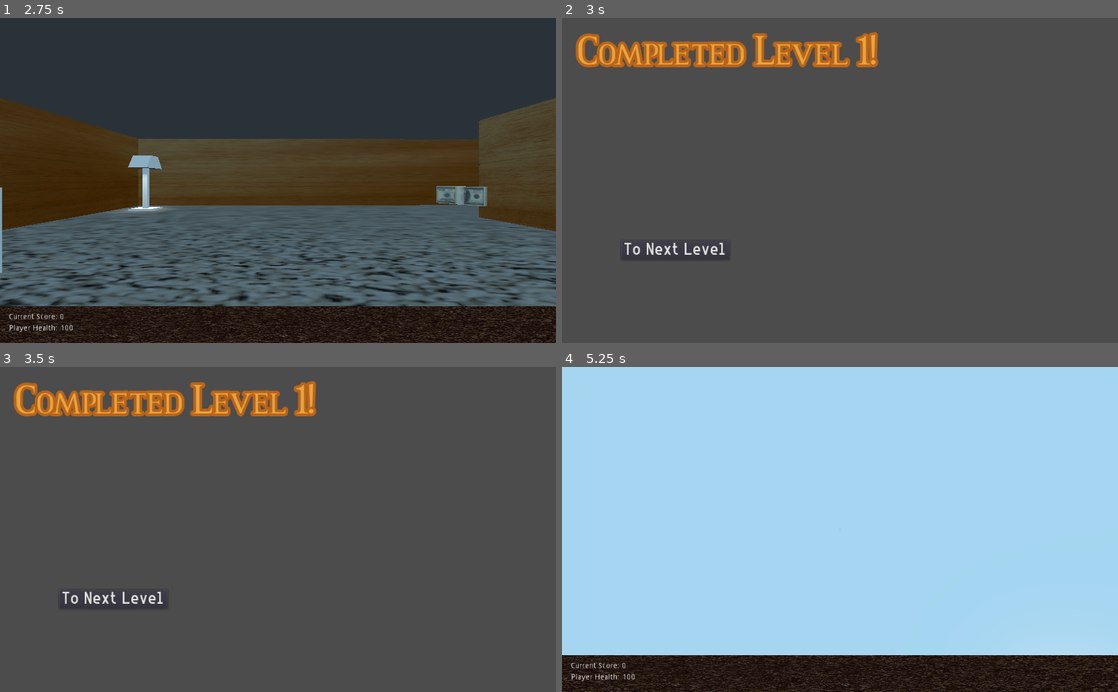
Above: before the commit, frames 1-4 (two rows, left to right).
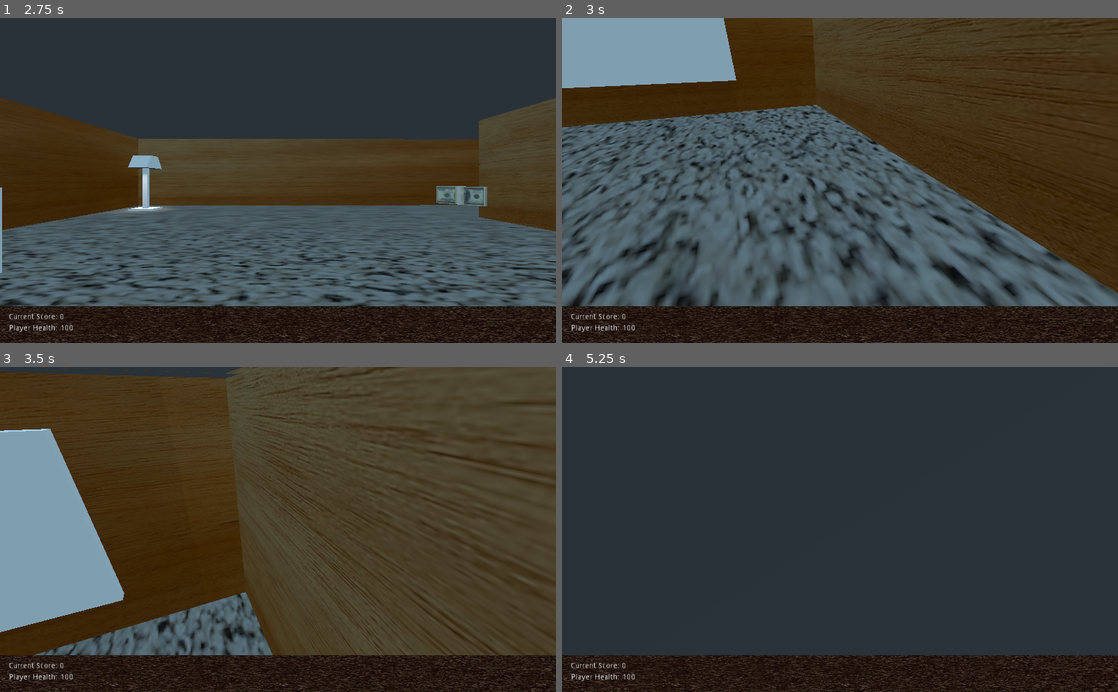
Above: after the commit, the same moments.

Repository: Camasamac/2022-Haunter
Game: Godot game, scene res://MainMenu/MainMenu.tscn
Two runs of this game, one before a commit and one after it. Both use one fixed random seed, a clock stepped at 60 frames per second and the inputs below.
Inputs (mouse positions are in pixels of both pictures, inside the frame that each line leads up to):
- Up to frame 1 (2.75 s): click "Options" at 0.5 s; click "go back" at 1.25 s; click "Start Game" at 2 s
- Up to frame 2 (3 s): move the mouse to (867, 180) at 2.77 s; press the mouse at (867, 180) at 2.78 s; hold W (player_forward) from 2.78 s (still down)
- Up to frame 3 (3.5 s): keep holding W (player_forward); tap Space (jump) at 3.02 s
- Up to frame 4 (5.25 s): release W (player_forward) at 3.5 s; release the mouse at (867, 529) at 3.5 s; click (673, 601) at 3.5 s, where only the run before the commit has a clickable "To Next Level"; tap Enter at 4.25 s; move the mouse to (812, 529) at 4.27 s; hold W (player_forward) 4.28-5.03 s; click (812, 529) at 4.35 s; tap Space (jump) at 4.52 s; move the mouse to (895, 458) at 5.02 s; hold D (player_right) from 5.03 s (still down); hold Shift (run) from 5.03 s (still down)

Frame 1 is identical in both runs. In frame 2, 83% of the frame differs, in the area x 0-100%, y 0-100%; in frame 3, 93%; in frame 4, 89%.

Commit message:
Version 0.2 Pause Menu
Pause Menu has been implemented (dont press escape in pause menu or you may need to repress the mouse key to enter back into the game)
Also Bullets can now shoot vertically (all angles!), thanks Dylan!

Diff:
--- a/GameScene/GameScene.tscn
+++ b/GameScene/GameScene.tscn
@@ -7,6 +7,7 @@
 [ext_resource path="res://Models/stack of money pickup.tscn" type="PackedScene" id=5]
 [ext_resource path="res://LampPost.tscn" type="PackedScene" id=6]
 [ext_resource path="res://Textures/wood seamless.jpeg" type="Texture" id=7]
+[ext_resource path="res://MainMenu/PauseMenu.tscn" type="PackedScene" id=8]
 
 [sub_resource type="QuadMesh" id=4]
 
@@ -50,6 +51,9 @@
 
 [node name="Haunter" type="Spatial"]
 
+[node name="PauseMenu" parent="." instance=ExtResource( 8 )]
+visible = false
+
 [node name="DirectionalLight" type="DirectionalLight" parent="."]
 transform = Transform( 0.5, -0.612372, 0.612373, 0, 0.707107, 0.707106, -0.866025, -0.353553, 0.353554, 0, 0.376277, 0 )
 visible = false
@@ -266,10 +270,31 @@
 [node name="Navigation" type="Navigation" parent="."]
 
 [node name="Enemy" parent="Navigation" instance=ExtResource( 4 )]
-transform = Transform( 1, 0, 0, 0, 0.751128, 0, 0, 0, 1, -55.3064, 2.09633, 40.8086 )
+transform = Transform( 0.837, 0, 0, 0, 0.595671, 0, 0, 0, 1, -34.2854, 2.0705, 20.9523 )
+
+[node name="Enemy2" parent="Navigation" instance=ExtResource( 4 )]
+transform = Transform( 0.837, 0, 0, 0, 0.595671, 0, 0, 0, 1, 7.35454, 2.71949, 61.2329 )
+
+[node name="Enemy3" parent="Navigation" instance=ExtResource( 4 )]
+transform = Transform( 0.837, 0, 0, 0, 0.595671, 0, 0, 0, 1, -44.4441, 2.71949, 56.8675 )
+
+[node name="Enemy4" parent="Navigation" instance=ExtResource( 4 )]
+transform = Transform( 0.837, 0, 0, 0, 0.595671, 0, 0, 0, 1, -74.9599, 2.71949, -11.9752 )
+
+[node name="Enemy5" parent="Navigation" instance=ExtResource( 4 )]
+transform = Transform( 0.837, 0, 0, 0, 0.595671, 0, 0, 0, 1, -95.7226, 2.71949, 11.8769 )
 
 [node name="Enemy6" parent="Navigation" instance=ExtResource( 4 )]
-transform = Transform( 1, 0, 0, 0, 0.751128, 0, 0, 0, 1, -128.395, 33.5152, 28.3854 )
+transform = Transform( 0.837, 0, 0, 0, 0.595671, 0, 0, 0, 1, -23.9288, 2.71949, 30.7798 )
+
+[node name="Enemy7" parent="Navigation" instance=ExtResource( 4 )]
+transform = Transform( 0.837, 0, 0, 0, 0.595671, 0, 0, 0, 1, -2.54981, 2.71949, 30.7798 )
+
+[node name="Enemy8" parent="Navigation" instance=ExtResource( 4 )]
+transform = Transform( 0.837, 0, 0, 0, 0.595671, 0, 0, 0, 1, -55.6731, 2.71949, 0.755762 )
+
+[node name="Enemy9" parent="Navigation" instance=ExtResource( 4 )]
+transform = Transform( 0.837, 0, 0, 0, 0.595671, 0, 0, 0, 1, -127.665, 35.7873, 23.9393 )
 
 [node name="NavigationMeshInstance" type="NavigationMeshInstance" parent="Navigation"]
 navmesh = SubResource( 10 )
@@ -624,18 +649,6 @@
 "_editor_description_": "This is ideally the dining table, with various things around it to interact with."
 }
 
-[node name="Enemy2" parent="Navigation" instance=ExtResource( 4 )]
-transform = Transform( 0.837, 0, 0, 0, 0.613514, 0, 0, 0, 1, -29.0376, 3.39592, 19.7662 )
-
-[node name="Enemy3" parent="Navigation" instance=ExtResource( 4 )]
-transform = Transform( 0.837, 0, 0, 0, 0.529072, 0, 0, 0, 1, -43.5529, 2.99068, 67.1776 )
-
-[node name="Enemy5" parent="Navigation" instance=ExtResource( 4 )]
-transform = Transform( 0.700569, 0, 0, 0, 0.614656, 0, 0, 0, 1, -35.4617, 2.38175, 33.6317 )
-
-[node name="Enemy4" parent="Navigation" instance=ExtResource( 4 )]
-transform = Transform( 0.837, 0, 0, 0, 0.585924, 0, 0, 0, 1, -2.00508, 2.17775, 59.1617 )
-
 [node name="Floor(corridor1)" type="MeshInstance" parent="."]
 transform = Transform( 1.614, 0, 0, 0, 1, 0, 0, 0, 0.353, -28.264, 0.0505893, 8.77192 )
 mesh = SubResource( 1 )
--- /dev/null
+++ b/MainMenu/PauseMenu.tscn
@@ -0,0 +1,71 @@
+[gd_scene load_steps=4 format=2]
+
+[ext_resource path="res://Scripts/PauseMenu.gd" type="Script" id=1]
+[ext_resource path="res://Fonts/friday13/Friday13 Bonus NFI.otf" type="DynamicFontData" id=2]
+
+[sub_resource type="DynamicFont" id=1]
+size = 22
+font_data = ExtResource( 2 )
+
+[node name="PauseMenu" type="Control"]
+pause_mode = 2
+anchor_right = 1.0
+anchor_bottom = 1.0
+script = ExtResource( 1 )
+scene_to_load = "res://MainMenu/MainMenu.tscn"
+
+[node name="Background" type="ColorRect" parent="."]
+margin_right = 1025.0
+margin_bottom = 600.0
+color = Color( 0.105882, 0.0941176, 0.0941176, 0.584314 )
+
+[node name="CenterContainer" type="CenterContainer" parent="."]
+anchor_right = 1.0
+anchor_bottom = 1.0
+
+[node name="VBoxContainer" type="VBoxContainer" parent="CenterContainer"]
+margin_left = 452.0
+margin_top = 238.0
+margin_right = 572.0
+margin_bottom = 362.0
+custom_constants/separation = 7
+alignment = 1
+
+[node name="Label" type="Label" parent="CenterContainer/VBoxContainer"]
+margin_right = 120.0
+margin_bottom = 21.0
+custom_colors/font_color = Color( 0.74902, 0.176471, 0.176471, 1 )
+custom_colors/font_color_shadow = Color( 0, 0, 0, 1 )
+custom_fonts/font = SubResource( 1 )
+text = "Paused."
+align = 1
+valign = 1
+
+[node name="Control" type="Control" parent="CenterContainer/VBoxContainer"]
+margin_top = 28.0
+margin_right = 120.0
+margin_bottom = 43.0
+rect_min_size = Vector2( 0, 15 )
+
+[node name="ResumeButton" type="Button" parent="CenterContainer/VBoxContainer"]
+margin_top = 50.0
+margin_right = 120.0
+margin_bottom = 70.0
+rect_min_size = Vector2( 120, 0 )
+text = "Resume Game"
+
+[node name="BackToMenu" type="Button" parent="CenterContainer/VBoxContainer"]
+margin_top = 77.0
+margin_right = 120.0
+margin_bottom = 97.0
+text = "Back To Menu"
+
+[node name="QuitButton" type="Button" parent="CenterContainer/VBoxContainer"]
+margin_top = 104.0
+margin_right = 120.0
+margin_bottom = 124.0
+text = "Quit Game"
+
+[connection signal="pressed" from="CenterContainer/VBoxContainer/ResumeButton" to="." method="_on_ResumeButton_pressed"]
+[connection signal="pressed" from="CenterContainer/VBoxContainer/BackToMenu" to="." method="_on_BackToMenu_pressed"]
+[connection signal="pressed" from="CenterContainer/VBoxContainer/QuitButton" to="." method="_on_QuitButton_pressed"]
--- a/Models/stack of money pickup.tscn
+++ b/Models/stack of money pickup.tscn
@@ -1,6 +1,6 @@
 [gd_scene load_steps=6 format=2]
 
-[ext_resource path="res://Pickup Object.gd" type="Script" id=1]
+[ext_resource path="res://Scripts/Pickup Object.gd" type="Script" id=1]
 [ext_resource path="res://Textures/stacks_diffuse_no_ao.jpg" type="Texture" id=2]
 
 [sub_resource type="BoxShape" id=2]
--- a/OptionsMenu/OptionsMenu.tscn
+++ b/OptionsMenu/OptionsMenu.tscn
@@ -10,7 +10,7 @@
 extra_spacing_bottom = 6
 font_data = ExtResource( 2 )
 
-[node name="Node2D" type="Node2D"]
+[node name="Options" type="Node2D"]
 
 [node name="VBoxContainer" type="VBoxContainer" parent="."]
 margin_left = 31.0
@@ -18,12 +18,8 @@
 margin_right = 162.0
 margin_bottom = 98.0
 
-[node name="OptionsButton" type="Button" parent="VBoxContainer"]
+[node name="OptionsQuit" type="Button" parent="VBoxContainer"]
 self_modulate = Color( 0.670588, 0.486275, 0.764706, 1 )
-anchor_left = -0.0305344
-anchor_top = -0.0606061
-anchor_right = -0.0305344
-anchor_bottom = -0.0606061
 margin_right = 131.0
 margin_bottom = 66.0
 size_flags_vertical = 3
@@ -32,4 +28,8 @@
 script = ExtResource( 1 )
 scene_to_load = "res://MainMenu/MainMenu.tscn"
 
-[connection signal="pressed" from="VBoxContainer/OptionsButton" to="VBoxContainer/OptionsButton" method="_on_Button_pressed"]
+[node name="VBoxContainer-Opt" type="VBoxContainer" parent="."]
+margin_right = 40.0
+margin_bottom = 40.0
+
+[connection signal="pressed" from="VBoxContainer/OptionsQuit" to="VBoxContainer/OptionsQuit" method="_on_Button_pressed"]
--- a/Pickup Object.tscn
+++ b/Pickup Object.tscn
@@ -1,6 +1,6 @@
 [gd_scene load_steps=3 format=2]
 
-[ext_resource path="res://Pickup Object.gd" type="Script" id=1]
+[ext_resource path="res://Scripts/Pickup Object.gd" type="Script" id=1]
 
 [sub_resource type="BoxShape" id=1]
 
--- a/Player Stuff/Player.tscn
+++ b/Player Stuff/Player.tscn
@@ -54,8 +54,8 @@
 margin_right = 151.0
 margin_bottom = 580.0
 
-[node name="Position3D" type="Position3D" parent="."]
-transform = Transform( -1, 0, -8.74228e-08, 0, 1, 0, 8.74228e-08, 0, -1, 0, 0, 0 )
+[node name="Position3D" type="Position3D" parent="Camera"]
+transform = Transform( -1, 0, -8.74228e-08, 0, 1, 0, 8.74228e-08, 0, -1, 0, -0.927507, -0.000175178 )
 
 [node name="MeshInstance" type="MeshInstance" parent="."]
 transform = Transform( 0.8, 0, 0, 0, -3.49691e-08, -1.2, 0, 0.8, -5.24537e-08, 0, 0, 0 )
--- /dev/null
+++ b/Scripts/PauseMenu.gd
@@ -0,0 +1,24 @@
+extends Control
+export(String) var scene_to_load
+
+var is_paused = false setget set_is_paused
+
+func _unhandled_input(event):
+	if event.is_action_pressed("ui_cancel"):
+		self.is_paused = !is_paused
+
+func set_is_paused(value):
+	is_paused = value
+	get_tree().paused = is_paused
+	visible = is_paused
+
+func _on_ResumeButton_pressed():
+	self.is_paused = false
+	Input.set_mouse_mode(Input.MOUSE_MODE_CAPTURED)
+
+func _on_QuitButton_pressed():
+	get_tree().quit()
+
+func _on_BackToMenu_pressed():
+	get_tree().change_scene(scene_to_load)
+	get_tree().paused = false
--- a/Scripts/Player.gd
+++ b/Scripts/Player.gd
@@ -1,4 +1,5 @@
 extends KinematicBody
+export(String) var scene_to_load
 
 var move_vec = Vector3()
 
@@ -82,7 +83,10 @@
 		var Bullet = FIREBALL.instance()
 		# After storing the whole FILE of the bullet3D, we can attach code for the Position3D that
 		# was implemented to the player, so that the bullet can come FROM the player to begin with.
-		Bullet.start($Position3D.global_transform)
+
+		# Dylan gave me the tip that if you connect the bullet spawn (in this case, position3D) to the
+		# camera, you can shoot at any angle.
+		Bullet.start($Camera/Position3D.global_transform)
 		# Now we have to connect all of this to the player, so that they have control in this sequence.
 		get_parent().add_child(Bullet)
 
@@ -125,8 +129,8 @@
 	else:
 		movementSpeed = 10
 
-export(String) var scene_to_load
-
-func _on_Area_area_entered(DoorPortal):
+func _on_Area_area_entered(area):
+	if area.name == "DoorPortal":
+		print(area.name)
 		get_tree().change_scene(scene_to_load)
 		Input.set_mouse_mode(Input.MOUSE_MODE_VISIBLE)
--- a/project.godot
+++ b/project.godot
@@ -16,11 +16,11 @@
 
 config/name="FPS Haunter"
 run/main_scene="res://MainMenu/MainMenu.tscn"
-config/icon="res://icon.png"
+config/icon="res://Images/icon.png"
 
 [autoload]
 
-Global="*res://global.gd"
+Global="*res://Scripts/global.gd"
 
 [input]
 
Not shown: 1 places in GameScene/GameScene.tscn that only renumber resources
Renamed: icon.png -> Images/icon.png
Not shown, changed: Images/icon.png.import
Renamed: Pickup Object.gd -> Scripts/Pickup Object.gd
Renamed: global.gd -> Scripts/global.gd
